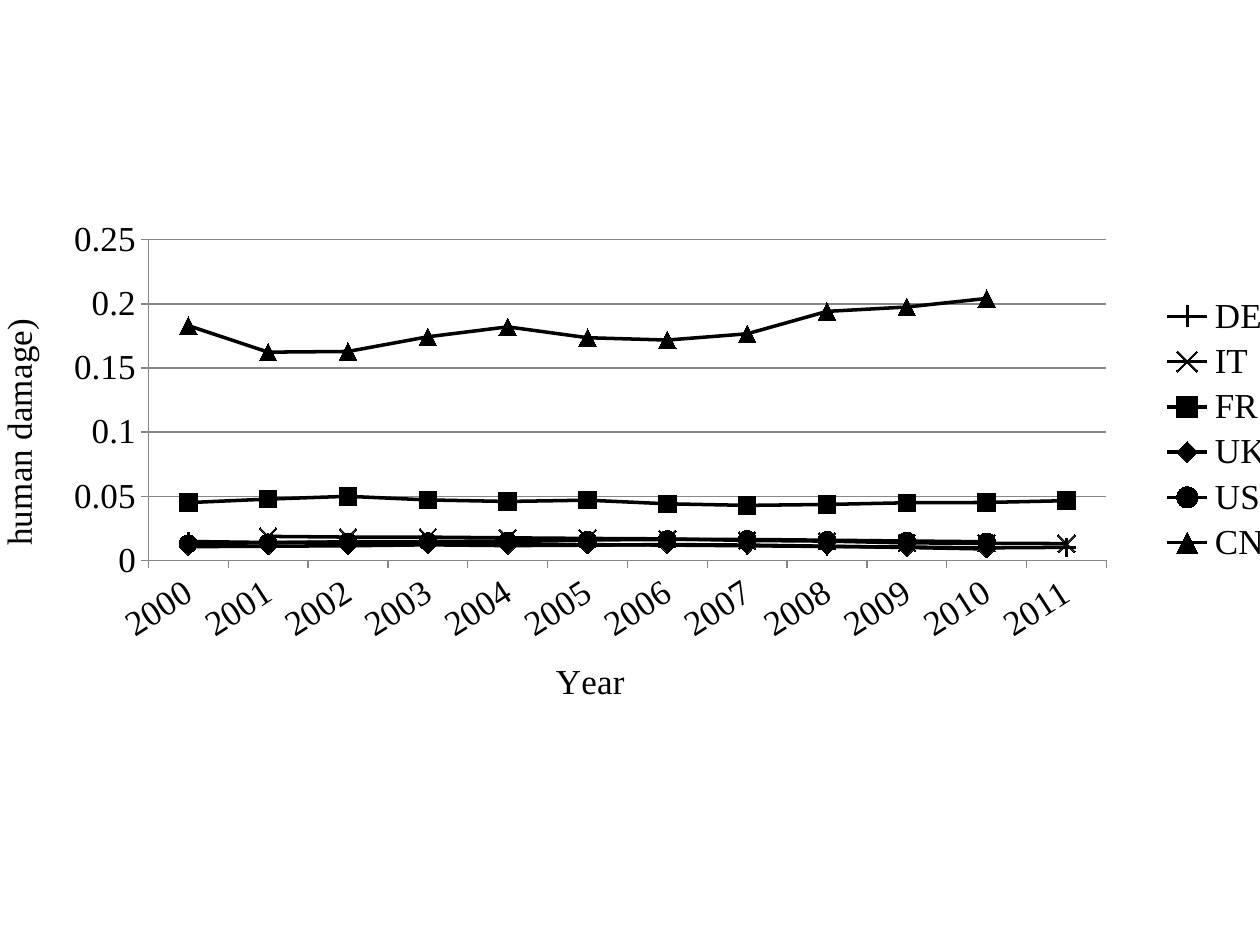
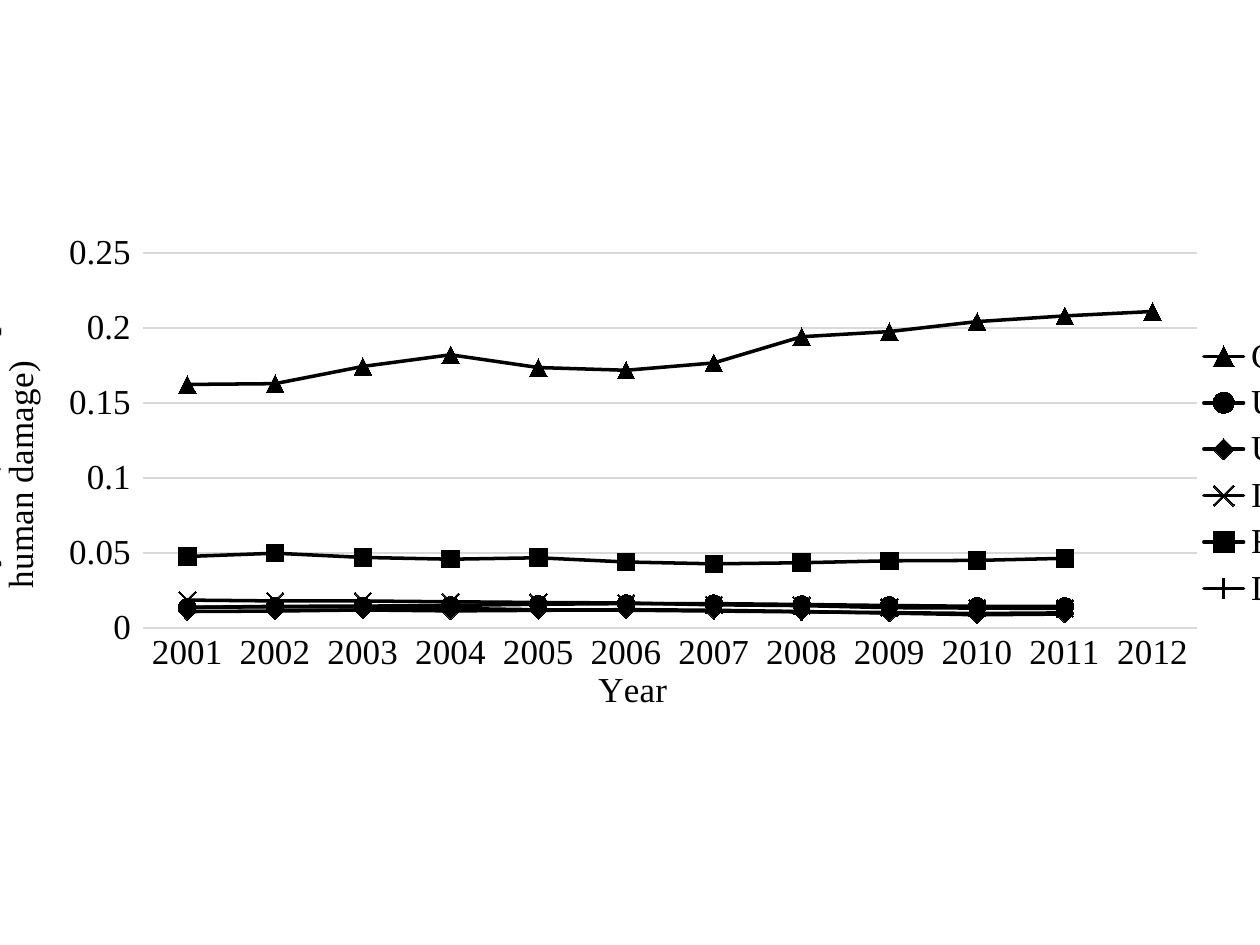
Before and after one commit to woodyme/i.center_my_workzone, a slide deck: slide 3 of China Traffic Accident Analysis/图表汇总.pptx. Drawn at 1260x945 pixels with LibreOffice and Linux fonts; fonts in the diff are those of the drawing. Boxes give left, top, right and bottom in pixels: in the first picture for what was removed or moved away, otherwise in the second. Text is boxed around its words. In the diff, an @@ line names an element or a change of style, - is before the commit and + after.

```diff
--- a/China Traffic Accident Analysis/图表汇总.pptx
+++ b/China Traffic Accident Analysis/图表汇总.pptx
@@ line chart at <box>0,224,1260,721</box> @@
-categories: 2000, 2001, 2002, 2003, 2004, 2005, 2006, 2007, 2008, 2009, 2010, 2011
+categories: 2001, 2002, 2003, 2004, 2005, 2006, 2007, 2008, 2009, 2010, 2011, 2012
-DE: 0.015, 0.014, 0.014, 0.014, 0.013, 0.012, 0.012, 0.011, 0.011, 0.01, 0.01, 0.01
+CN: 0.162, 0.163, 0.174, 0.182, 0.174, 0.172, 0.177, 0.194, 0.198, 0.204, 0.208, 0.211
-IT: -, 0.019, 0.018, 0.018, 0.018, 0.017, 0.017, 0.016, 0.015, 0.014, 0.013, 0.013
+US: 0.014, 0.014, 0.015, 0.015, 0.016, 0.016, 0.016, 0.016, 0.015, 0.015, 0.014, -
-FR: 0.045, 0.048, 0.05, 0.047, 0.046, 0.047, 0.044, 0.043, 0.044, 0.045, 0.045, 0.047
+UK: 0.011, 0.011, 0.012, 0.011, 0.012, 0.012, 0.012, 0.011, 0.01, 0.009, 0.009, -
-UK: 0.011, 0.011, 0.011, 0.012, 0.011, 0.012, 0.012, 0.012, 0.011, 0.01, 0.009, -
+IT: 0.019, 0.018, 0.018, 0.018, 0.017, 0.017, 0.016, 0.015, 0.014, 0.013, 0.013, -
-US: 0.013, 0.014, 0.014, 0.015, 0.015, 0.016, 0.016, 0.016, 0.016, 0.015, 0.014, -
+FR: 0.048, 0.05, 0.047, 0.046, 0.047, 0.044, 0.043, 0.044, 0.045, 0.045, 0.047, -
-CN: 0.183, 0.162, 0.163, 0.174, 0.182, 0.174, 0.172, 0.177, 0.194, 0.198, 0.204, -
+DE: 0.014, 0.014, 0.014, 0.013, 0.012, 0.012, 0.011, 0.011, 0.01, 0.01, 0.01, -
@@ category axis title "Year" to "Year " @@
@@ value axis title "Fatality rate (fatalities per human damage)" to "Fatality rate (fatalities per human damage) " @@
@@ legend changed @@
@@ category axis changed @@
@@ value axis changed @@
@@ plot area changed @@
@@ line chart: place and size @@
-line chart at <box>0,217,1260,713</box>
+line chart at <box>0,224,1260,721</box>
```
Also in this commit, not shown: 23 other slides changed, 6 other files.
